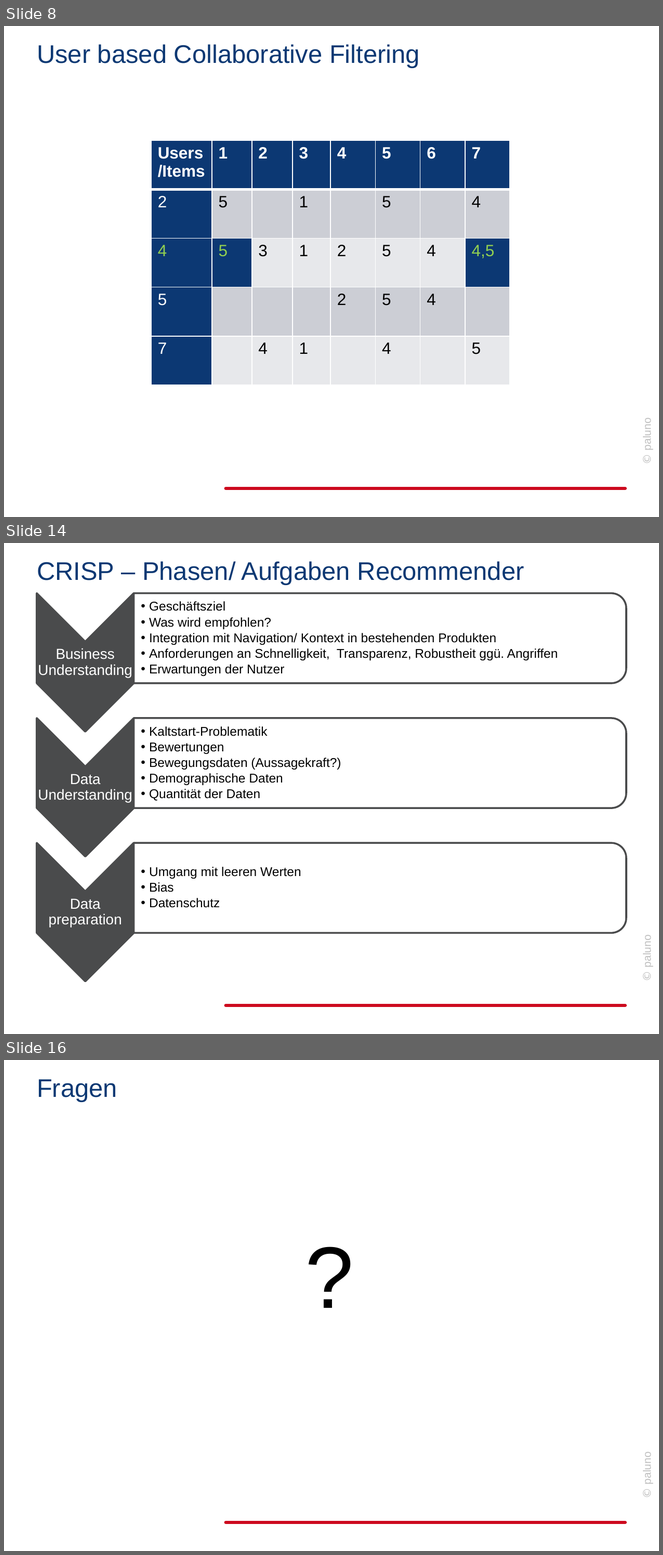
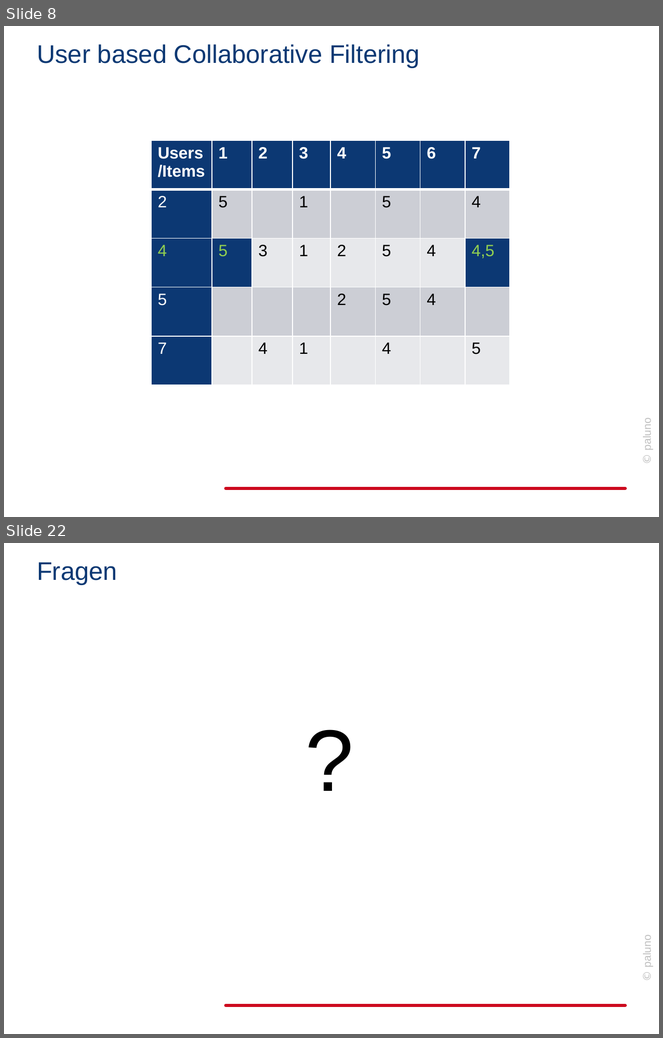
Before and after one commit to jabuettner/citavi, a slide deck: Diss (repo)/Recommender.pptx. Shown one above the other, each under a label of ours: slides 8, 14 and 16 before the commit, slides 8 and 22 after it; the slides between them are not shown. The pictures are 663x1555 and 663x1038 pixels, drawn with LibreOffice and Linux fonts; fonts in the diff are those of the drawing; background and template pictures are left out. Boxes give left, top, right and bottom in pixels: in the first picture for what was removed or moved away, otherwise in the second. Text is boxed around its words. In the diff, an @@ line names an element or a change of style, - is before the commit and + after.

```diff
--- a/Diss (repo)/Recommender.pptx
+++ b/Diss (repo)/Recommender.pptx
@@ slide 14 removed at (4, 543, 659, 1034), background #FFFFFF; not listed: 2 template elements that a slide beside it also shows @@
@@ title removed at (37, 561, 525, 585) @@
-CRISP – Phasen/ Aufgaben Recommender
@@ group removed at (37, 593, 626, 982): 6 texts, 3 chevrons, 3 round same rects @@
-Business Understanding
-  •• Geschäftsziel
-  •• Was wird empfohlen?
-  •• Integration mit Navigation/ Kontext in bestehenden Produkten
-  •• Anforderungen an Schnelligkeit, Transparenz, Robustheit ggü. Angriffen
-  •• Erwartungen der Nutzer
-Data Understanding
-  •• Kaltstart-Problematik
-  •• Bewertungen
-  •• Bewegungsdaten (Aussagekraft?)
-  •• Demographische Daten
-  •• Quantität der Daten
-Data preparation
-  •• Umgang mit leeren Werten
-  •• Bias
-  •• Datenschutz
@@ what was slide 16 is now slide 22 @@
```
Also in this commit, not shown: 5 slides changed, 12 slides added, 10 other slides removed, 5 other files.
